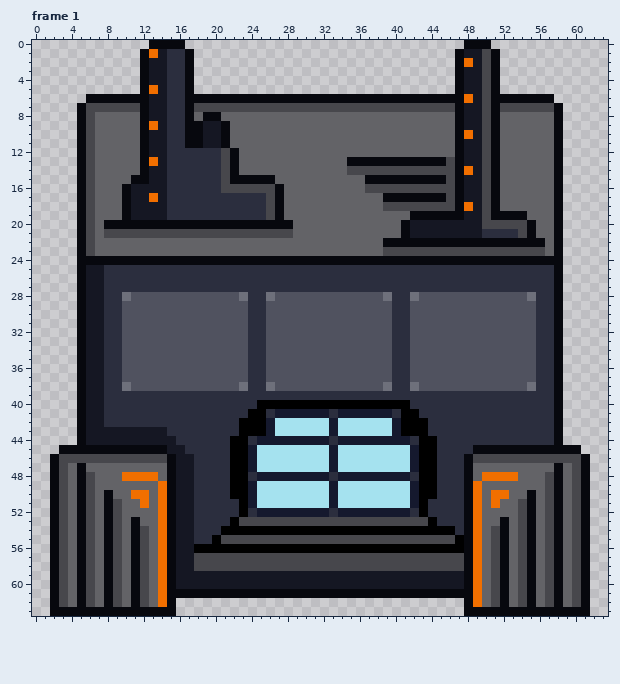
Edited in one commit: pixel-art file (sprite_assets/refining/spr_smetler.aseprite). Above is the file before it was changed.
64x64 pixels, 1 frame. Shown: frame 1. The commit also changed other frames, which this record leaves out.
New version:
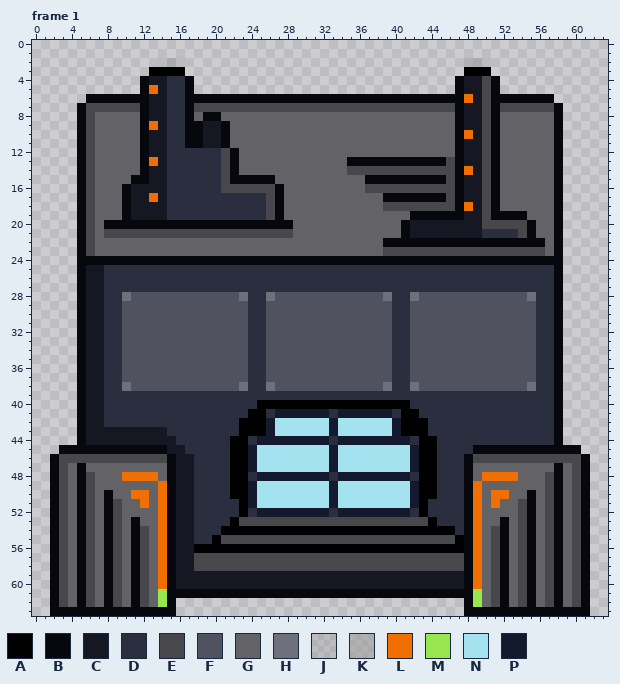
Palette (. is transparent): A #000000  B #07080e  C #151723  D #2b2e3e  E #47474c  F #50525f  G #636367  H #6e707b  J #9fa09e62  K #9fa09e9e  L #f16f00  M #99e550  N #a5e2ef  P #15192e
Difference:
{"where": "frame 1"}
{"frame":1,"y":0,"x":13,"old":"BBBB","new":"...."}
{"frame":1,"y":0,"x":48,"old":"BBB","new":"..."}
{"frame":1,"y":1,"x":12,"old":"BLCDDB","new":"......"}
{"frame":1,"y":1,"x":47,"old":"BCCEB","new":"....."}
{"frame":1,"y":2,"x":12,"old":"BCCDDB","new":"..JKJ."}
{"frame":1,"y":2,"x":47,"old":"BLCEB","new":".KKJ."}
{"frame":1,"y":3,"x":12,"old":"BCCDDB","new":".AAAA."}
{"frame":1,"y":3,"x":47,"old":"BCCEB","new":".AAA."}
{"frame":1,"y":61,"x":14,"old":"L","new":"M"}
{"frame":1,"y":61,"x":49,"old":"L","new":"M"}
{"frame":1,"y":62,"x":14,"old":"L","new":"M"}
{"frame":1,"y":62,"x":49,"old":"L","new":"M"}
{"label":"changed","picture_box":[140,40,194,76]}
{"label":"changed","picture_box":[455,40,500,76]}
{"label":"changed","picture_box":[158,589,167,607]}
{"label":"changed","picture_box":[473,589,482,607]}
